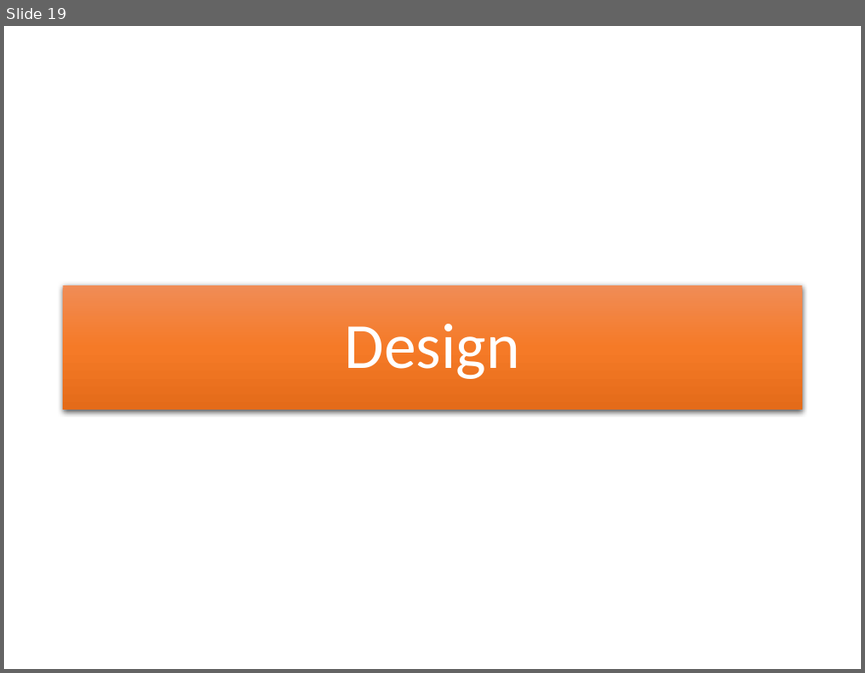
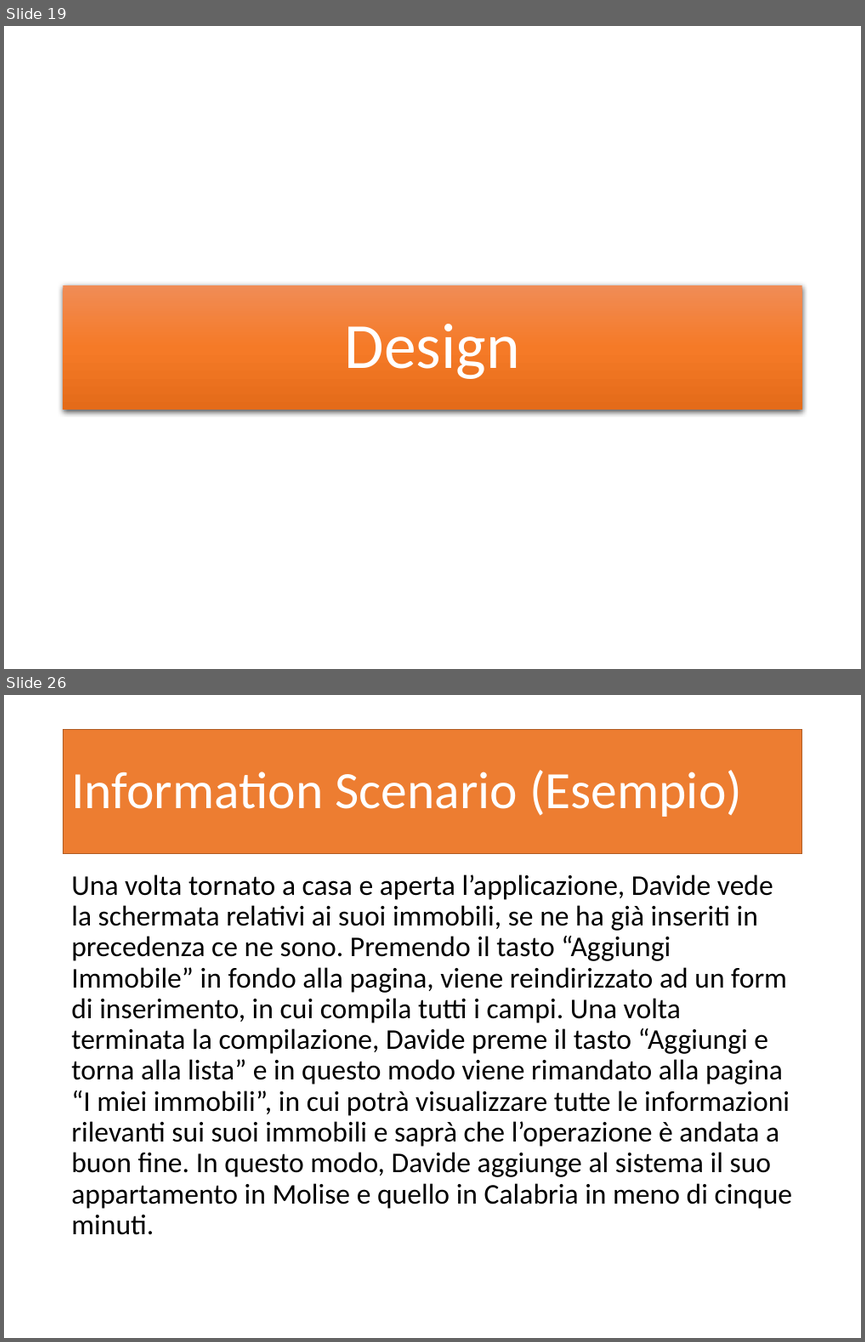
Before and after one commit to garjilius/ShareMyHouse, a slide deck: Documentazione/PresentazioneShareMyHouse.pptx. Shown one above the other, each under a label of ours: slide 19 before the commit, slides 19 and 26 after it; the slides between them are not shown. The pictures are 865x673 and 865x1342 pixels, drawn with LibreOffice and Linux fonts; fonts in the diff are those of the drawing. Boxes give left, top, right and bottom in pixels: in the first picture for what was removed or moved away, otherwise in the second. Text is boxed around its words. In the diff, an @@ line names an element or a change of style, - is before the commit and + after.

Commit message:
Aggiunta fase di design alla presentazione

```diff
--- a/Documentazione/PresentazioneShareMyHouse.pptx
+++ b/Documentazione/PresentazioneShareMyHouse.pptx
@@ slide 26 added at [4,695,861,1338], background #FFFFFF @@
@@ title added at [64,729,801,853], fill #ED7D31, outline #AF5C24 1 pt, 44 pt, text #FFFFFF @@
+Information Scenario (Esempio)
@@ text added at [71,874,792,1235], 24 pt, text #000000 @@
+Una volta tornato a casa e aperta l’applicazione, Davide vede la schermata relativi ai suoi immobili, se ne ha già inseriti in precedenza ce ne sono. Premendo il tasto “Aggiungi Immobile” in fondo alla pagina, viene reindirizzato ad un form di inserimento, in cui compila tutti i campi. Una volta terminata la compilazione, Davide preme il tasto “Aggiungi e torna alla lista” e in questo modo viene rimandato alla pagina “I miei immobili”, in cui potrà visualizzare tutte le informazioni rilevanti sui suoi immobili e saprà che l’operazione è andata a buon fine. In questo modo, Davide aggiunge al sistema il suo appartamento in Molise e quello in Calabria in meno di cinque minuti.
```
Also in this commit, not shown: 1 slide changed, 12 other slides added, 2 other files.
